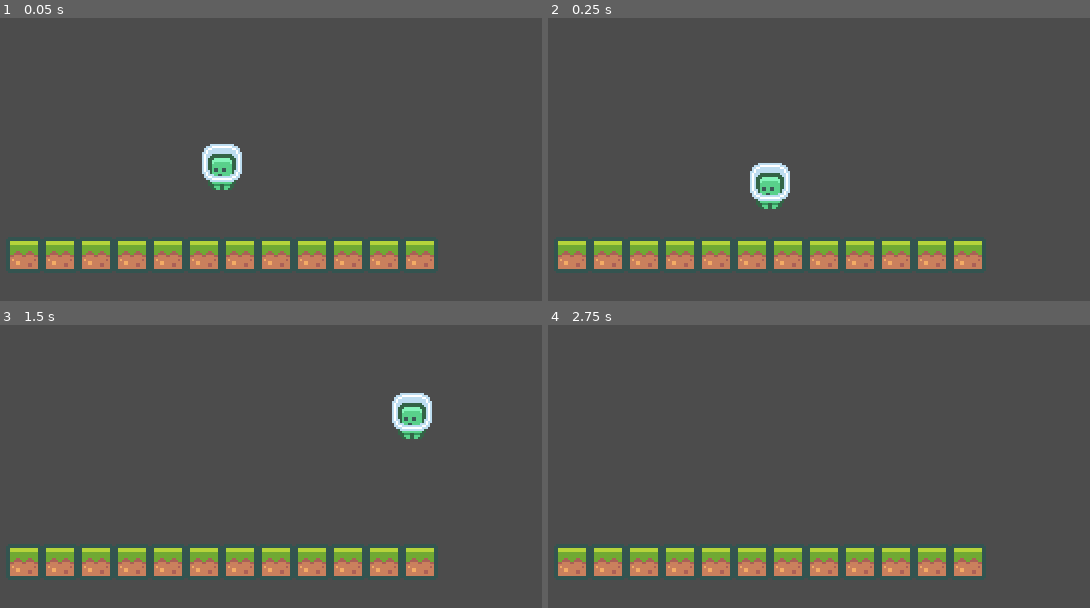
Above: before the commit, frames 1-4 (two rows, left to right).
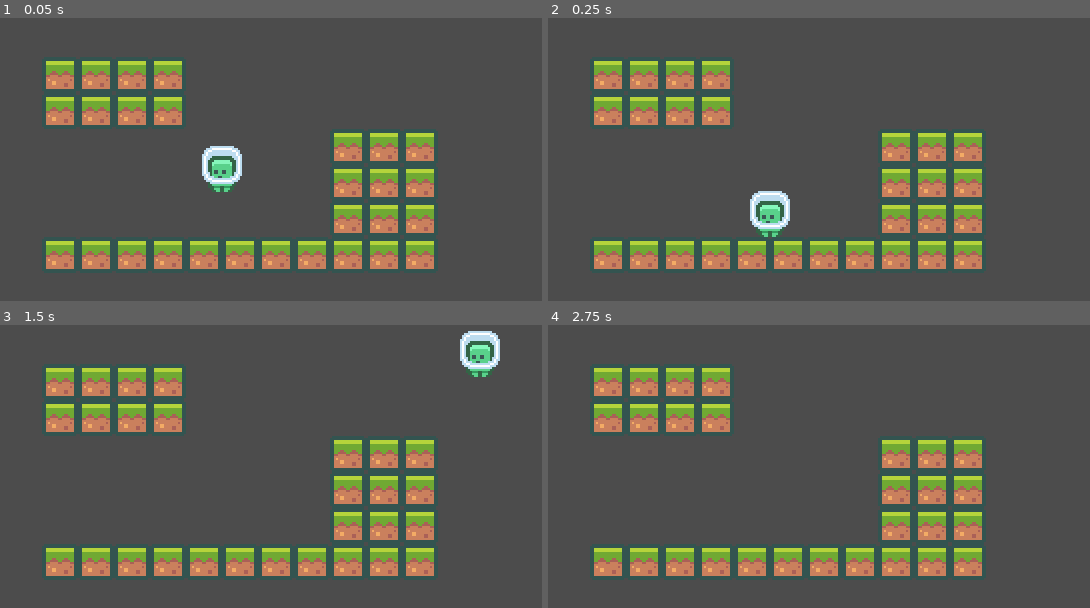
Above: after the commit, the same moments.

Repository: JG0328/2D-Platformer-Course
Game: Godot game, scene res://scenes/Main.tscn
Two runs of this game, one before a commit and one after it. Both use one fixed random seed, a clock stepped at 60 frames per second and the inputs below.
Inputs:
- Up to frame 1 (0.05 s): no input
- Up to frame 2 (0.25 s): no input
- Up to frame 3 (1.5 s): hold W (jump) 0.53-1.28 s; hold D (move_right) from 0.53 s (still down); tap W (jump) at 1.35 s
- Up to frame 4 (2.75 s): tap W (jump) at 1.52, 1.82 s; release D (move_right) at 2.03 s; hold A (move_left) from 2.03 s (still down); hold W (jump) from 2.03 s (still down)

The runs differ from the first frame. In frame 1, 16% of the frame differs, in the area x 1-81%, y 13-91%; in frame 2, 17%; in frame 3, 17%, in the area x 1-93%, y 2-91%; in frame 4, 15%.

Commit message:
Player movement improvements

Diff:
--- a/scenes/Main.tscn
+++ b/scenes/Main.tscn
@@ -13,7 +13,7 @@
 tile_set = ExtResource( 1 )
 cell_size = Vector2( 18, 18 )
 format = 1
-tile_data = PoolIntArray( 196602, 1, 0, 196603, 1, 0, 196604, 1, 0, 1966 …(122 unchanged characters)…
+tile_data = PoolIntArray( -131077, 1, 0, -131076, 1, 0, -131075, 1, 0, -131074, 1, 0, -65541, 1, 0, -65540, 1, 0, -65539, 1, 0, -65538, 1, 0, -65533, 1, 0, -65532, 1, 0, -65531, 1, 0, 3, 1, 0, 4, 1, 0, 5, 1, 0, 65539, 1, 0, 65540, 1, 0, 65541, 1, 0, 196603, 1, 0, 196604, 1, 0, 1966 …(122 unchanged characters)…
 
 [node name="Player" type="KinematicBody2D" parent="."]
 script = ExtResource( 3 )
--- a/scripts/Player.gd
+++ b/scripts/Player.gd
@@ -1,9 +1,11 @@
 extends KinematicBody2D
 
-var gravity = 300
+var gravity = 1000
 var velocity = Vector2.ZERO
-var maxHorizontalSpeed = 100
-var jumpSpeed = 200
+var maxHorizontalSpeed = 140
+var horizontalAcceleration = 2000
+var jumpSpeed = 360
+var jumpTerminationMultiplier = 4
 
 
 func _ready():
@@ -15,10 +17,18 @@
 	moveVector.x = Input.get_action_strength("move_right") - Input.get_action_strength("move_left")
 	moveVector.y = -1 if Input.is_action_just_pressed("jump") else 0
 
-	velocity.x = moveVector.x * maxHorizontalSpeed
+	velocity.x += moveVector.x * horizontalAcceleration * delta
+
+	if moveVector.x == 0:
+		velocity.x = lerp(0, velocity.x, pow(2, -50 * delta))
+
+	velocity.x = clamp(velocity.x, -maxHorizontalSpeed, maxHorizontalSpeed)
 
 	if moveVector.y < 0 && is_on_floor():
 		velocity.y = moveVector.y * jumpSpeed
 
-	velocity.y += gravity * delta
+	if velocity.y < 0 && !Input.is_action_pressed("jump"):
+		velocity.y += gravity * jumpTerminationMultiplier * delta
+	else:
+		velocity.y += gravity * delta
 	velocity = move_and_slide(velocity, Vector2.UP)
